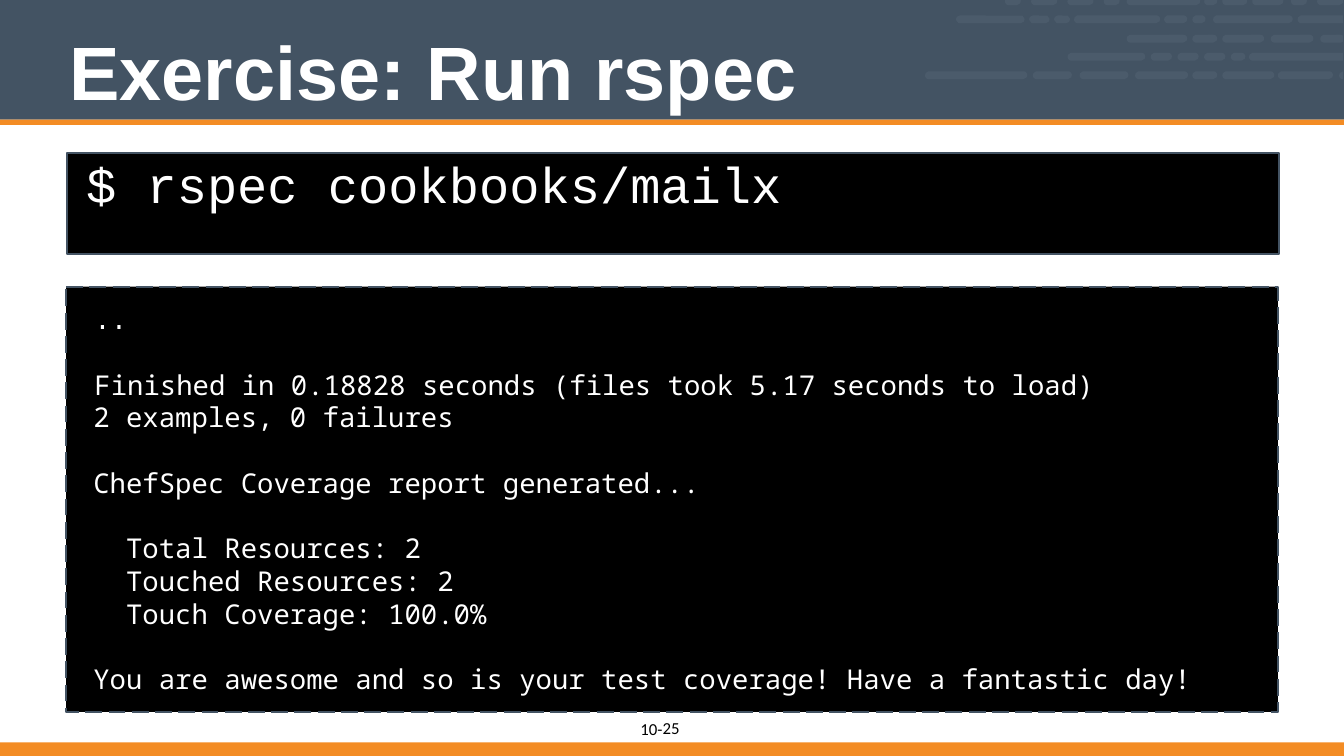
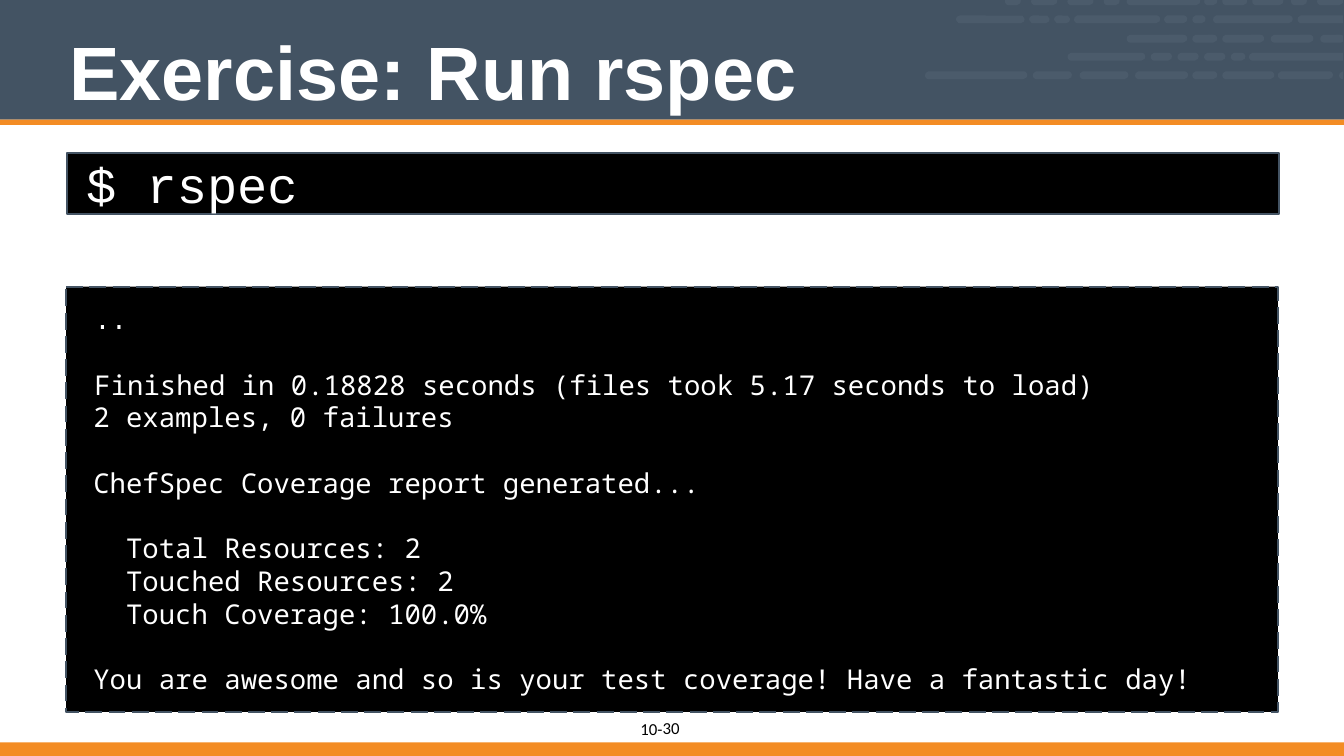
Before and after one commit to vinyar/chef-intermediate, a slide deck: slide 30 of 10-introduction_to_chefspec.pptx (slide 25 before the commit). Drawn at 1344x756 pixels with LibreOffice and Linux fonts; fonts in the diff are those of the drawing. Boxes give left, top, right and bottom in pixels: in the first picture for what was removed or moved away, otherwise in the second. Text is boxed around its words. In the diff, an @@ line names an element or a change of style, - is before the commit and + after.

Commit message:
Update Intro to ChefSpec (Module 10)
* Updated the fonts and formatting
* Updated the commands to remove the 'require_relative'
* Updated to use 'rspec --init' to generate the spec directory
* Added the command generate the spec/unit directory
* Changed coverge to now use ChefSpec::Coverage.start! instead of report! in an at_exit block
* Changed Runner to SoloRunner
* Incluced details about the two different mailx package per platform
* Called the platforms by their platform name instead of platform family

```diff
--- a/10-introduction_to_chefspec.pptx
+++ b/10-introduction_to_chefspec.pptx
@@ rectangle "$ rspec": place and size @@
-rectangle "$ rspec" at (67,153,1279,254)
+rectangle "$ rspec" at (67,153,1279,215)
@@ text in rectangle at (147,176,298,218): text changed @@
-$ rspec cookbooks/mailx
+$ rspec
@@ page number at (663,723,680,734): text changed @@
-25
+30
```
Also in this commit, not shown: 17 other slides changed, 6 slides added, 1 slide removed.
